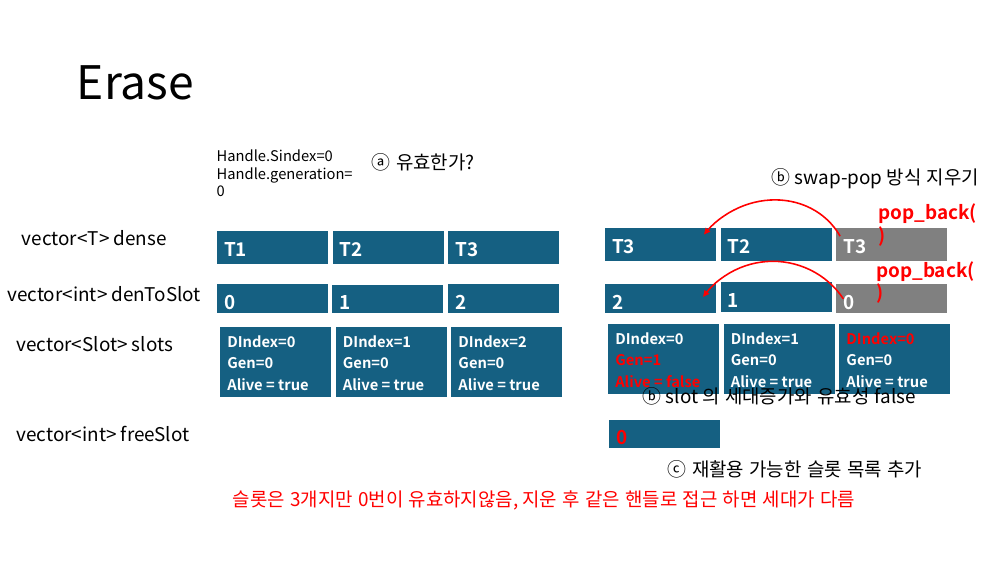
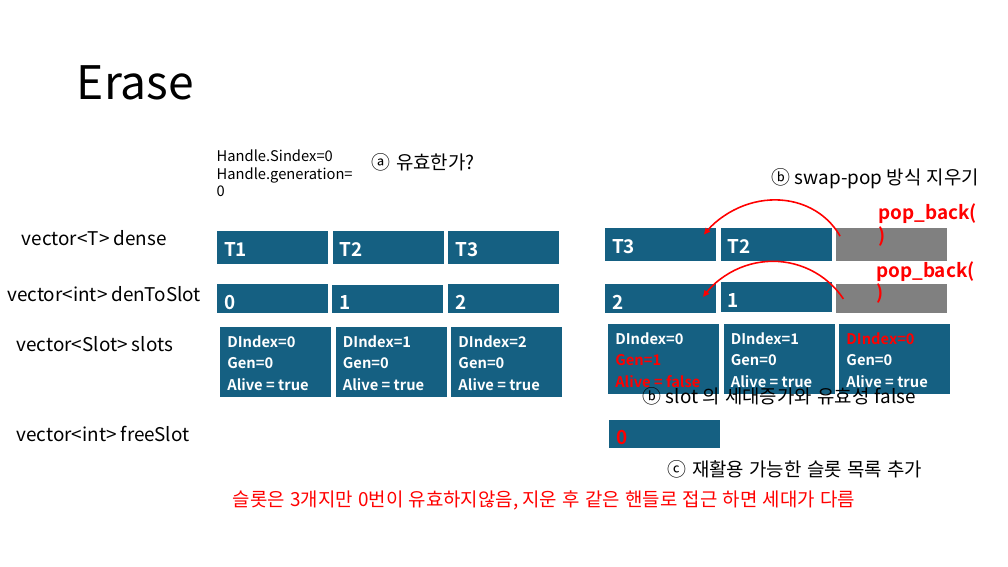
Before and after one commit to ldw9981/DataStructureAndAlgorithm, a slide deck: slide 5 of Documents/SlotMap.pptx. Drawn at 1008x567 pixels with LibreOffice and Linux fonts; fonts in the diff are those of the drawing. Boxes give left, top, right and bottom in pixels: in the first picture for what was removed or moved away, otherwise in the second. Text is boxed around its words. In the diff, an @@ line names an element or a change of style, - is before the commit and + after.

```diff
--- a/Documents/SlotMap.pptx
+++ b/Documents/SlotMap.pptx
@@ table at bbox=[836, 228, 948, 259] @@
-row 1, column 1: T3
+row 1, column 1: 
@@ table at bbox=[836, 284, 948, 315] @@
-row 1, column 1: 0
+row 1, column 1: 
```
Also in this commit, not shown: 1 other slide changed.
